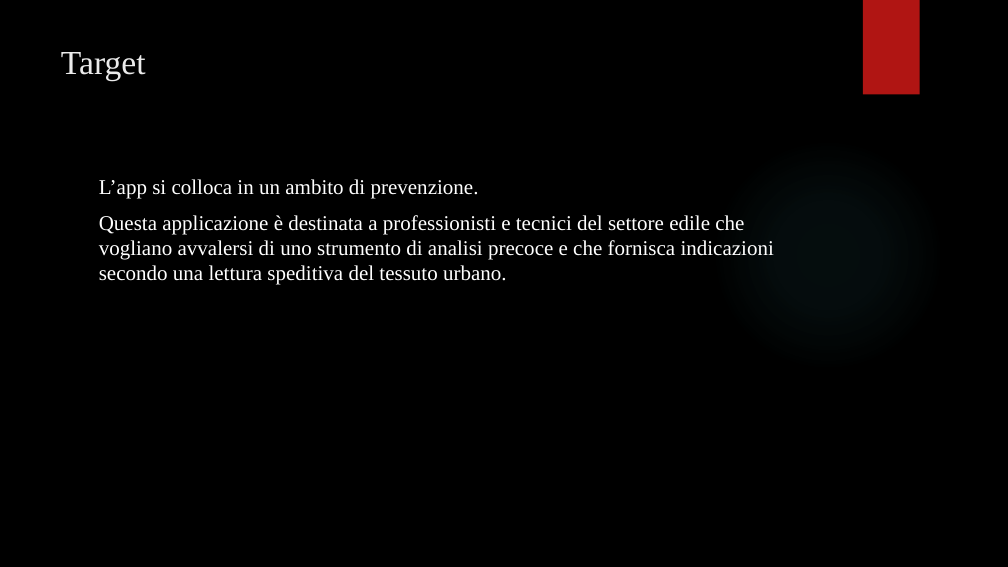
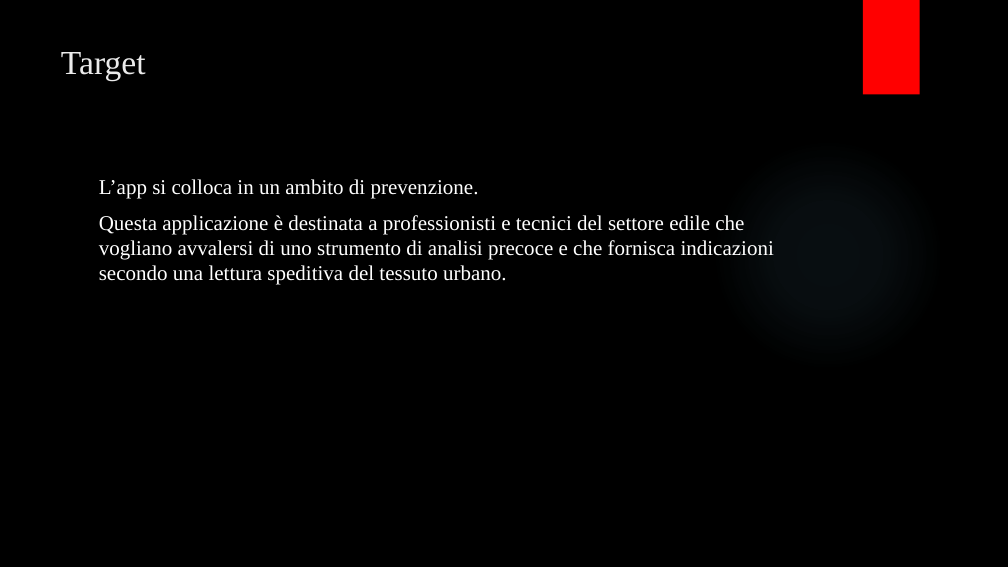
Before and after one commit to MetalGandix/ProjectSeiApp, a slide deck: slide 4 of SeiAppPP.pptx. Drawn at 1008x567 pixels with LibreOffice and Linux fonts; fonts in the diff are those of the drawing; background and template pictures are left out. Boxes give left, top, right and bottom in pixels: in the first picture for what was removed or moved away, otherwise in the second. Text is boxed around its words. In the diff, an @@ line names an element or a change of style, - is before the commit and + after.

```diff
--- a/SeiAppPP.pptx
+++ b/SeiAppPP.pptx
@@ rectangle at [863, 0, 920, 95]: fill #B01513 to #FF0000 @@
```
Also in this commit, not shown: 21 other slides changed, 1 other file.
